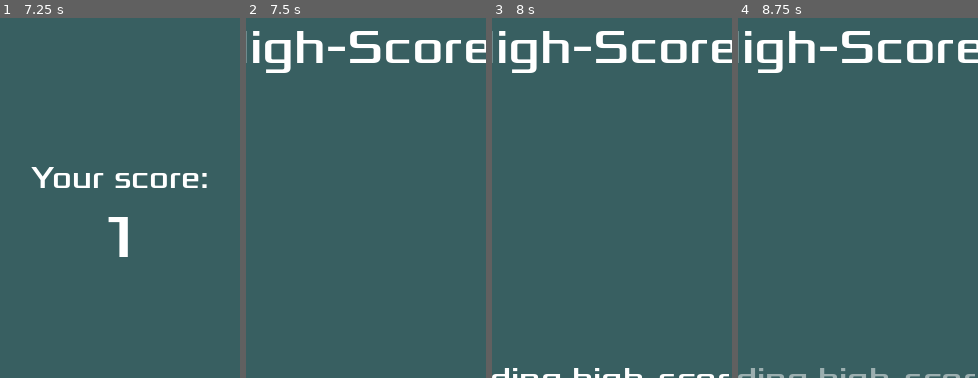
Above: before the commit, frames 1-4 (left to right).
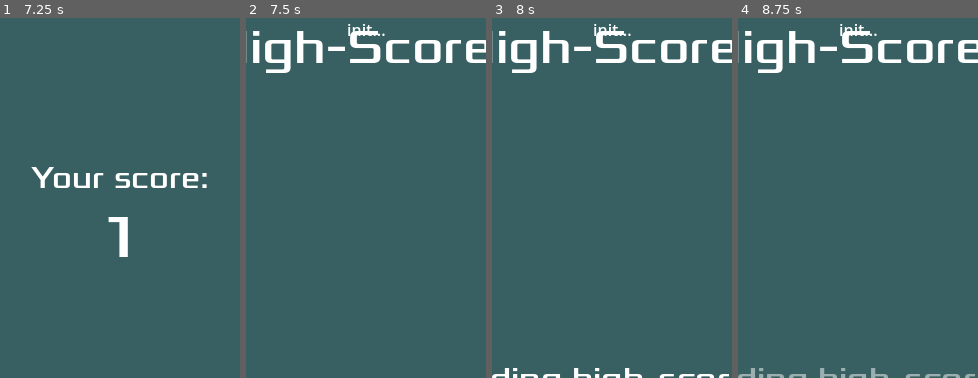
Above: after the commit, the same moments.

Repository: Infini-Creation/Dodge-The-Creeps-LootLocker-Leaderboard-Demo
Game: Godot game, scene res://Main.tscn
The game is run twice, just before and just after one commit, with the same random seed, the same clock (stepped at 60 frames per second) and the same inputs.
Inputs:
- Up to frame 1 (7.25 s): click "Start" at 0.5 s; tap Enter at 1.25 s; hold D (move_right) 1.28-2.03 s; hold S (move_down) 2.03-2.78 s; hold D (move_right) 2.78-3.53 s; hold W (move_up) 3.53-4.28 s; hold A (move_left) 4.28-5.78 s; hold S (move_down) 5.78-6.53 s; hold D (move_right) from 6.53 s (still down)
- Up to frame 2 (7.5 s): release D (move_right) at 7.25 s; click "Submit score" at 7.25 s
- Up to frame 3 (8 s): no input
- Up to frame 4 (8.75 s): hold W (move_up) from 8.03 s (still down)
The pictures show only the part of the screen within x 25-75%, y 0-50%; the shares and areas given below are measured in that part.

Frame 1 is identical in both runs. In frame 2, 0.1% of the frame differs, in the area x 42-58%, y 1-5%; in frame 3, 0.1%; in frame 4, 0.1%.
Error before the commit: Invalid assignment of property or key 'text' with value of type 'String' on a base object of type 'null instance'. (res://leader_board.gd:12)

Commit message:
Update leader_board.tscn

Diff:
--- a/dodge_the_creeps/leader_board.tscn
+++ b/dodge_the_creeps/leader_board.tscn
@@ -18,6 +18,17 @@
 grow_horizontal = 2
 grow_vertical = 2
 script = ExtResource("1_soxss")
+
+[node name="Debug" type="Label" parent="."]
+layout_mode = 1
+anchors_preset = 10
+anchor_right = 1.0
+offset_bottom = 23.0
+grow_horizontal = 2
+text = "DEBUG
+"
+horizontal_alignment = 1
+vertical_alignment = 1
 
 [node name="Title" type="Label" parent="."]
 layout_mode = 1
